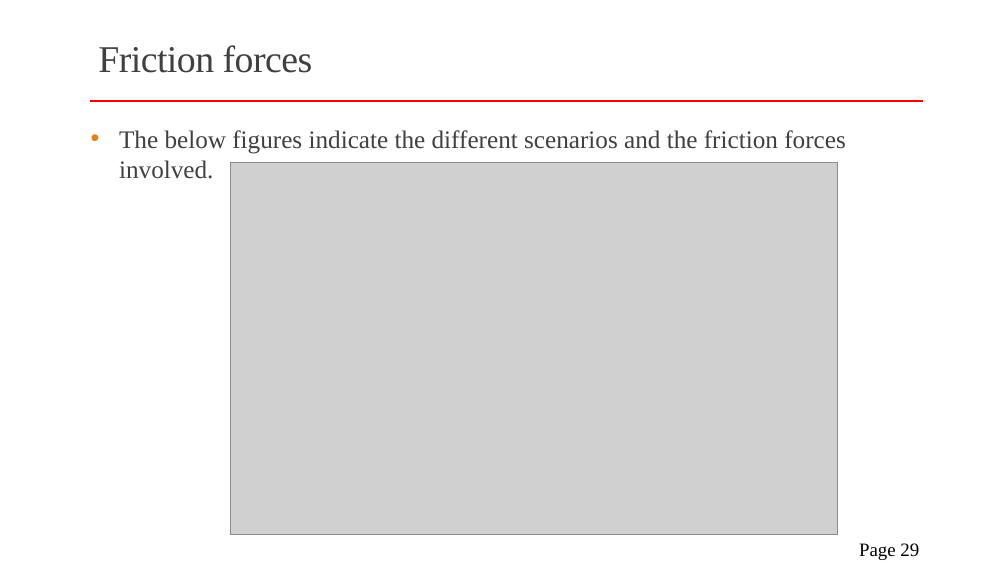
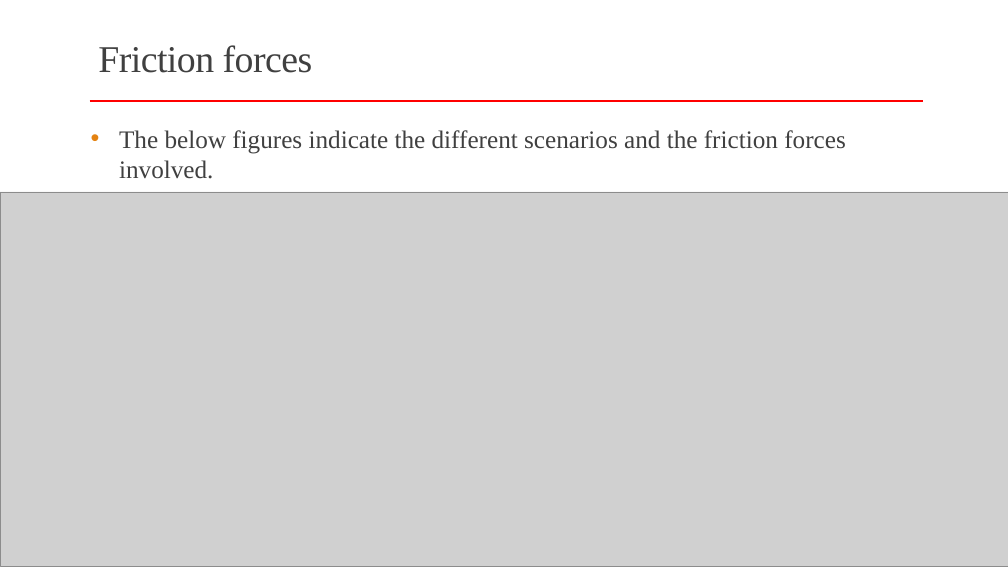
Before and after one commit to shiva-karthick/SP-Year-3-Files, a slide deck: slide 29 of physics/Lectures and Tutorials/Chapter4-Dynamics/MS864M_Chapter 4 - Dynamics_new design.pptx. Drawn at 1008x567 pixels with LibreOffice and Linux fonts; fonts in the diff are those of the drawing; grey boxes stand for pictures. Boxes give left, top, right and bottom in pixels: in the first picture for what was removed or moved away, otherwise in the second. Text is boxed around its words. In the diff, an @@ line names an element or a change of style, - is before the commit and + after.

```diff
--- a/physics/Lectures and Tutorials/Chapter4-Dynamics/MS864M_Chapter 4 - Dynamics_new design.pptx
+++ b/physics/Lectures and Tutorials/Chapter4-Dynamics/MS864M_Chapter 4 - Dynamics_new design.pptx
@@ picture: place and size @@
-picture at bbox=[231, 163, 837, 534]
+picture at bbox=[0, 192, 1008, 566]
@@ page number removed at bbox=[859, 543, 919, 560] @@
-Page 29
```
Also in this commit, not shown: 10 other files.
